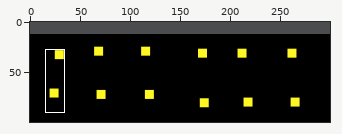
Sprite sheet: assets/stationaryObstacles/build_B.png. Above: a wide view before the commit, with the close-up outlined.
Close-up. First the earlier version:
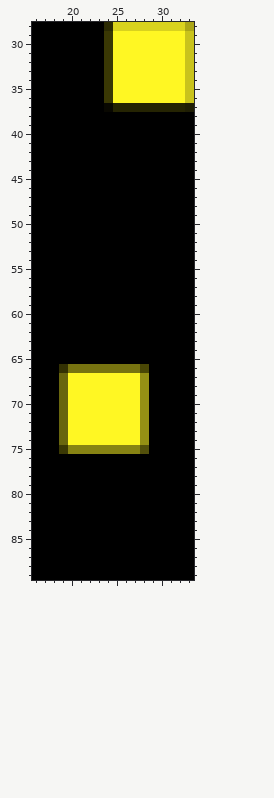
The file is 300x100 pixels. Colours within 5 levels of each other are drawn and written as one. Shown: x 16..33, y 28..89. The commit also changed other parts of the picture, which this record leaves out.
The same view after the edit:
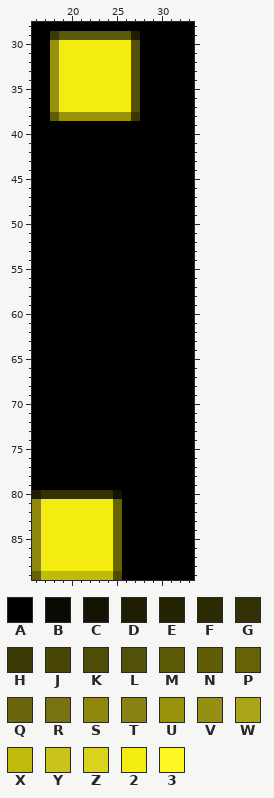
Palette (. is transparent): A #000000  B #090801  C #131203  D #1f1e04  E #252402  F #2b2a03  G #333103  H #3a3804  J #4a4705  K #4f4d05  L #53500b  M #5b5806  N #615d06  P #666307  Q #69660e  R #777310  S #8d8809  T #878313  U #98930a  V #959014  W #aba617  X #c0ba0d  Y #c9c31c  Z #d9d21e  2 #f4ec10  3 #fff723
Changes in this commit:
@@ x 16..33 @@
-28 AAAAAAAAFZZZZZZZZW
-29 AAAAAAAAH33333333Y
-30 AAAAAAAAH33333333Y
-31 AAAAAAAAH33333333Y
-32 AAAAAAAAH33333333Y
-33 AAAAAAAAH33333333Y
-34 AAAAAAAAH33333333Y
-35 AAAAAAAAH33333333Y
-36 AAAAAAAAH33333333Y
-37 AAAAAAAABEEEEEEEED
-38 AAAAAAAAAAAAAAAAAA
+28 AAAAAAAAAAAAAAAAAA
+29 AAHMMMMMMMMDAAAAAA
+30 AAU22222222LAAAAAA
+31 AAU22222222LAAAAAA
+32 AAU22222222LAAAAAA
+33 AAU22222222LAAAAAA
+34 AAU22222222LAAAAAA
+35 AAU22222222LAAAAAA
+36 AAU22222222LAAAAAA
+37 AAU22222222LAAAAAA
+38 AANUUUUUUUUHAAAAAA
 39 AAAAAAAAAAAAAAAAAA
@@ x 16..33 @@
 65 AAAAAAAAAAAAAAAAAA
-66 AAAGRRRRRRRRJAAAAA
-67 AAAQ33333333VAAAAA
-68 AAAQ33333333VAAAAA
-69 AAAQ33333333VAAAAA
-70 AAAQ33333333VAAAAA
-71 AAAQ33333333VAAAAA
-72 AAAQ33333333VAAAAA
-73 AAAQ33333333VAAAAA
-74 AAAQ33333333VAAAAA
-75 AAAHTTTTTTTTLAAAAA
+66 AAAAAAAAAAAAAAAAAA
+67 AAAAAAAAAAAAAAAAAA
+68 AAAAAAAAAAAAAAAAAA
+69 AAAAAAAAAAAAAAAAAA
+70 AAAAAAAAAAAAAAAAAA
+71 AAAAAAAAAAAAAAAAAA
+72 AAAAAAAAAAAAAAAAAA
+73 AAAAAAAAAAAAAAAAAA
+74 AAAAAAAAAAAAAAAAAA
+75 AAAAAAAAAAAAAAAAAA
 76 AAAAAAAAAAAAAAAAAA
@@ x 16..27 @@
 79 AAAAAAAAAAAA
-80 AAAAAAAAAAAA
-81 AAAAAAAAAAAA
-82 AAAAAAAAAAAA
-83 AAAAAAAAAAAA
-84 AAAAAAAAAAAA
-85 AAAAAAAAAAAA
-86 AAAAAAAAAAAA
-87 AAAAAAAAAAAA
-88 AAAAAAAAAAAA
-89 AAAAAAAAAAAA
+80 DGGGGGGGGCAA
+81 S22222222PAA
+82 S22222222PAA
+83 S22222222PAA
+84 S22222222PAA
+85 S22222222PAA
+86 S22222222PAA
+87 S22222222PAA
+88 S22222222PAA
+89 PXXXXXXXXKAA
Changed places in both close-ups, as pixel boxes (x1, y1, x2, y2):
changed: (50, 22, 194, 121)
changed: (59, 364, 149, 454)
changed: (32, 490, 122, 580)
